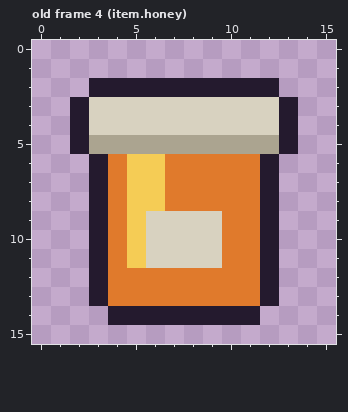
Pixel-art file: assets/aseprite/items.aseprite. Above: the version before the commit.
16x16 pixels, 15 frames. Shown: old frame 4 (item.honey).
Once edited:
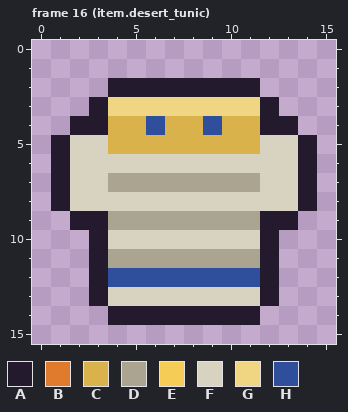
Palette (. is transparent): A #241a2e  B #e07a2c  C #d9b24c  D #aba490  E #f5cc55  F #d8d2c0  G #f0d582  H #2f4e9c
A new or re-ordered frame is compared with the old frame closest to it.
The edit:
frames 15 -> 16
--- frame 16 (item.desert_tunic) is new; against old frame 4 (item.honey)
@@ x 0..15 @@
  1 ................
- 2 ...AAAAAAAAAA...
- 3 ..AFFFFFFFFFFA..
- 4 ..AFFFFFFFFFFA..
- 5 ..ADDDDDDDDDDA..
- 6 ...ABEEBBBBBA...
- 7 ...ABEEBBBBBA...
- 8 ...ABEEBBBBBA...
- 9 ...ABEFFFFBBA...
-10 ...ABEFFFFBBA...
-11 ...ABEFFFFBBA...
-12 ...ABBBBBBBBA...
-13 ...ABBBBBBBBA...
+ 2 ....AAAAAAAA....
+ 3 ...AGGGGGGGGA...
+ 4 ..AACCHCCHCCAA..
+ 5 .AFFCCCCCCCCFFA.
+ 6 .AFFFFFFFFFFFFA.
+ 7 .AFFDDDDDDDDFFA.
+ 8 .AFFFFFFFFFFFFA.
+ 9 ..AADDDDDDDDAA..
+10 ...AFFFFFFFFA...
+11 ...ADDDDDDDDA...
+12 ...AHHHHHHHHA...
+13 ...AFFFFFFFFA...
 14 ....AAAAAAAA....
